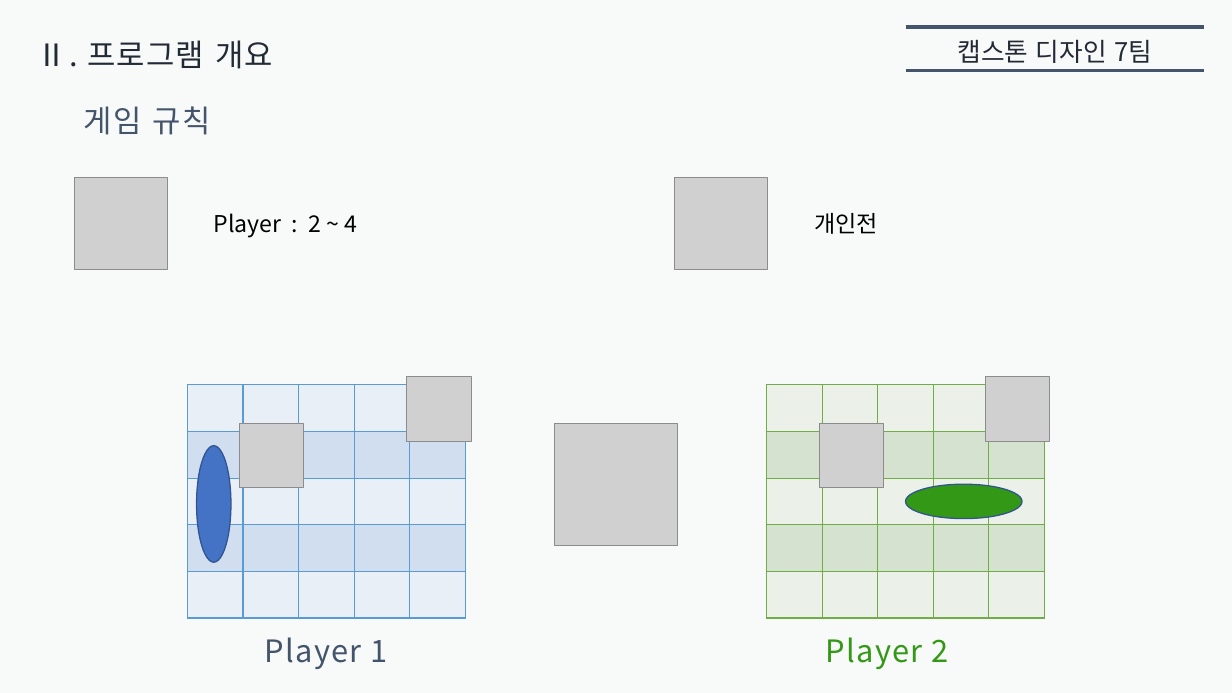
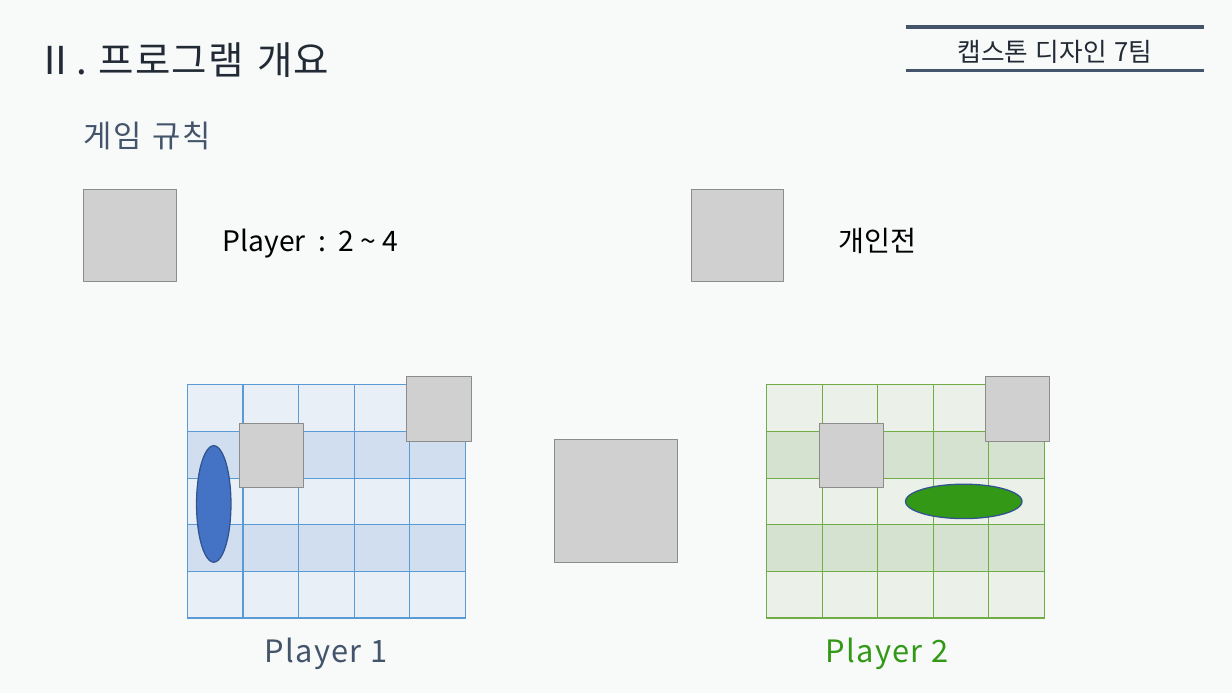
Before and after one commit to inwoo2ya/wormgame, a slide deck: slide 4 of 중간발표.pptx. Drawn at 1232x693 pixels with LibreOffice and Linux fonts; fonts in the diff are those of the drawing; grey boxes stand for pictures. Boxes give left, top, right and bottom in pixels: in the first picture for what was removed or moved away, otherwise in the second. Text is boxed around its words. In the diff, an @@ line names an element or a change of style, - is before the commit and + after.

```diff
--- a/중간발표.pptx
+++ b/중간발표.pptx
@@ text "Ⅱ. 프로그램 개요" at bbox=[37, 42, 329, 77]: size 24 to 30 pt @@
@@ text "게임 규칙": place and size @@
-text "게임 규칙" at bbox=[84, 106, 211, 135]
+text "게임 규칙" at bbox=[84, 121, 211, 150]
@@ picture: place and size @@
-picture at bbox=[75, 177, 167, 270]
+picture at bbox=[84, 189, 177, 282]
@@ picture: place and size @@
-picture at bbox=[675, 177, 767, 270]
+picture at bbox=[691, 189, 784, 282]
@@ text "Player : 2 ~ 4": place and size @@
-text "Player : 2 ~ 4" at bbox=[214, 213, 358, 237]
+text "Player : 2 ~ 4" at bbox=[223, 228, 399, 258]
@@ text "Player : 2 ~ 4" at bbox=[223, 228, 399, 258]: size 18 to 22 pt @@
@@ text "개인전" at bbox=[839, 227, 917, 254]: size 18 to 22 pt @@
@@ text "개인전": place and size @@
-text "개인전" at bbox=[814, 213, 878, 234]
+text "개인전" at bbox=[839, 227, 917, 254]
@@ picture: place and size @@
-picture at bbox=[555, 423, 677, 546]
+picture at bbox=[555, 439, 677, 562]
```
Also in this commit, not shown: 18 other slides changed.
